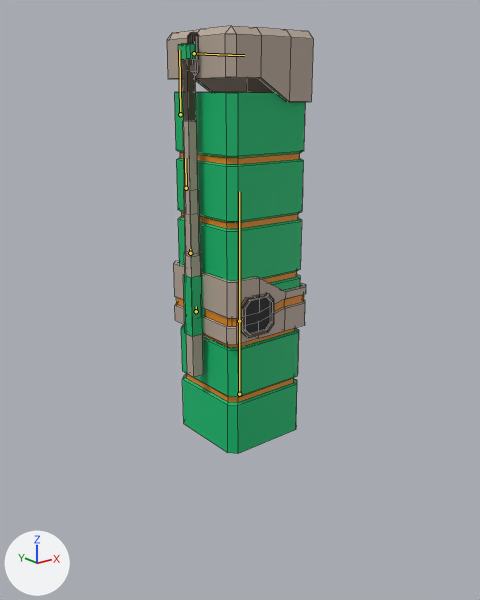
One commit to the FBX model Assets/Exports/BotFactoryAnim.fbx: the scene before it, then after it.
Camera for both pictures: a 50 mm camera at (-12.07, -15.1, 6.72) aimed at (0.01, 0.0, 0.68). The axes (+X, +Y, +Z) are drawn at lower left. The lights are the same throughout. Both versions are drawn at frame 58 of the action 'BotFactory_Arma|BotFactory_BuildLarge'; the numbers are the values there. The bones that bend it are drawn over the model as lines. Mesh edges are drawn as thin lines.

The first picture shows 'BotFactory_Mesh'.
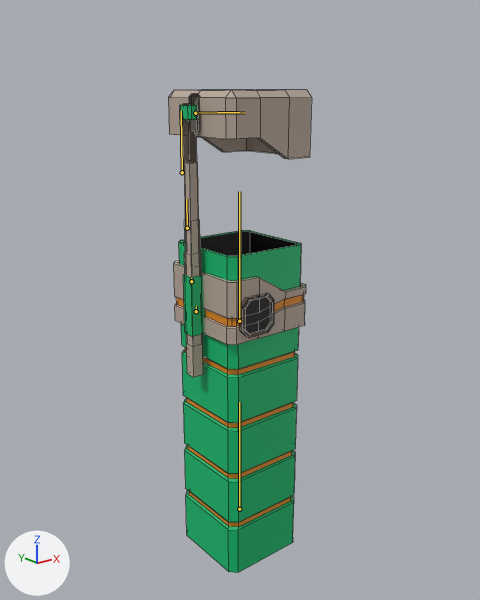
The change in detail:
Bone 'Cover' (bone_cover) moves from (0.0, 3.86, 0.0) to (0.0, -0.38, 0.0).
Bone 'Arm2' (bone_arm2) moves from (-0.01, 1.73, 0.0) to (-0.01, 0.9, 0.0).
Bone 'Arm3' (bone_arm3) moves from (-0.01, 1.78, 0.0) to (-0.01, 1.52, 0.0).
Bone 'Arm4' (bone_arm4) moves from (-0.01, 1.13, 0.0) to (0.0, 0.73, 0.0).

What differs and where, as boxes [x1, y1, x2, y2] in the pictures (480 x 600 px):
'BotFactory_Mesh', posed (13% taller): before [167, 26, 313, 454]; after [168, 90, 312, 573]
bone 'Cover', root to tip: before (239, 394) to (239, 273); after (239, 509) to (239, 402)
bone 'Arm2', root to tip: before (190, 253) to (190, 249); after (191, 281) to (191, 277)
bone 'Arm3', root to tip: before (186, 188) to (185, 158); after (187, 228) to (186, 199)
bone 'Arm4', root to tip: before (180, 114) to (179, 50); after (182, 172) to (181, 110)
